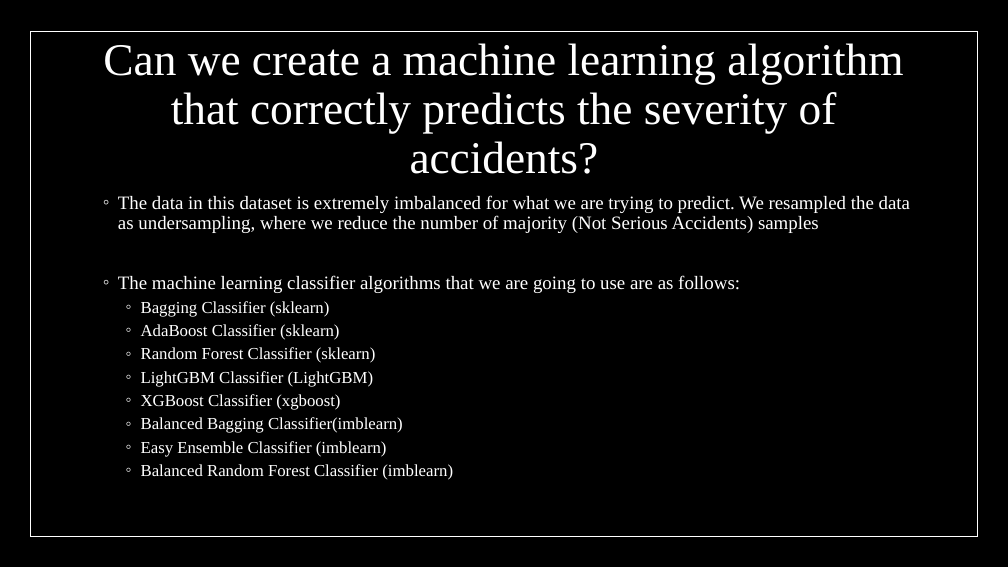
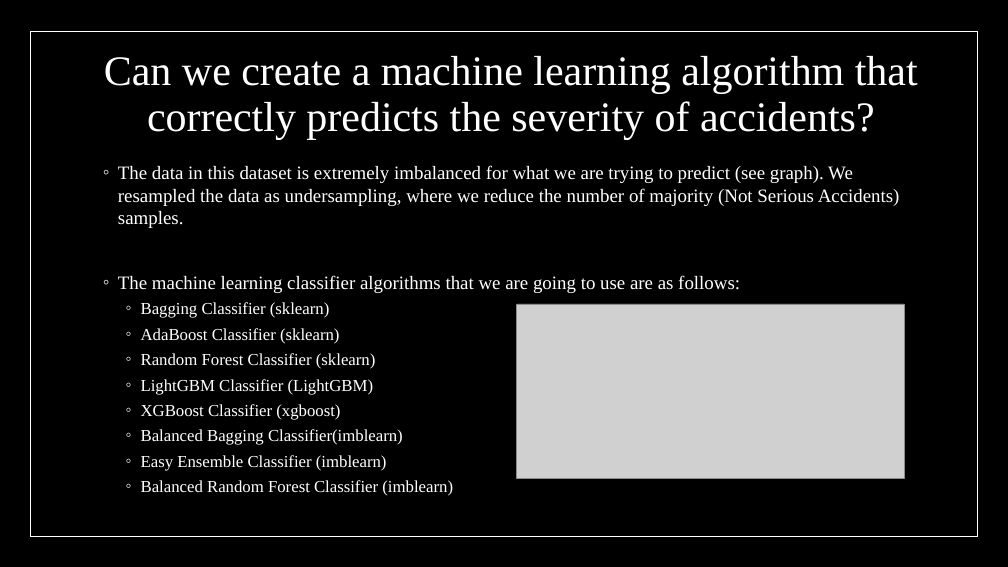
Before and after one commit to GenTaylor/Traffic-Accident-Analysis, a slide deck: slide 39 of Traffic_Analysis_and_Severity_Prediction.pptx. Drawn at 1008x567 pixels with LibreOffice and Linux fonts; fonts in the diff are those of the drawing; grey boxes stand for pictures. Boxes give left, top, right and bottom in pixels: in the first picture for what was removed or moved away, otherwise in the second. Text is boxed around its words. In the diff, an @@ line names an element or a change of style, - is before the commit and + after.

```diff
--- a/Traffic_Analysis_and_Severity_Prediction.pptx
+++ b/Traffic_Analysis_and_Severity_Prediction.pptx
@@ title "Can we create a machine ...": place and size @@
-title "Can we create a machine ..." at [103, 43, 903, 174]
+title "Can we create a machine ..." at [104, 56, 918, 139]
@@ title "Can we create a machine ..." at [104, 56, 918, 139]: size 43.2 to 40 pt @@
@@ text "The data in this dataset ...": place and size @@
-text "The data in this dataset ..." at [118, 195, 910, 480]
+text "The data in this dataset ..." at [118, 165, 900, 496]
@@ text at [118, 165, 900, 228]: text changed @@
-◦ The data in this dataset is extremely imbalanced for what we are trying to predict. We resampled the data as undersampling, where we reduce the number of majority (Not Serious Accidents) samples
+◦ The data in this dataset is extremely imbalanced for what we are trying to predict (see graph). We resampled the data as undersampling, where we reduce the number of majority (Not Serious Accidents) samples.
@@ text at [118, 275, 740, 496]: line spacing 0.9 to 1 @@
@@ picture added at [516, 304, 904, 478] @@
```
Also in this commit, not shown: 3 other slides changed, 2 slides added.
